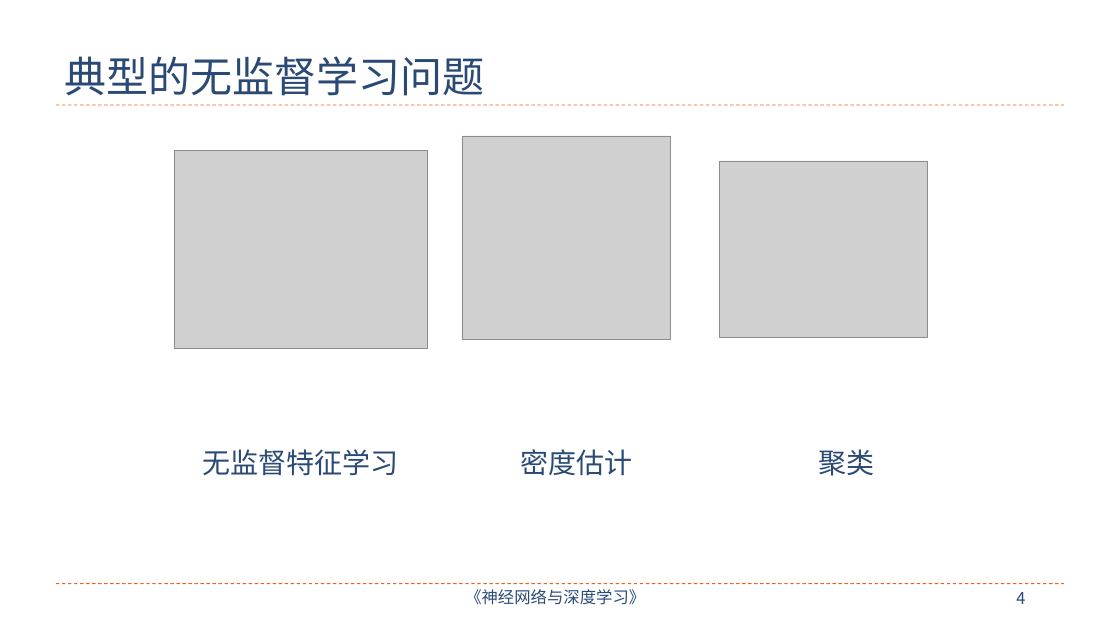
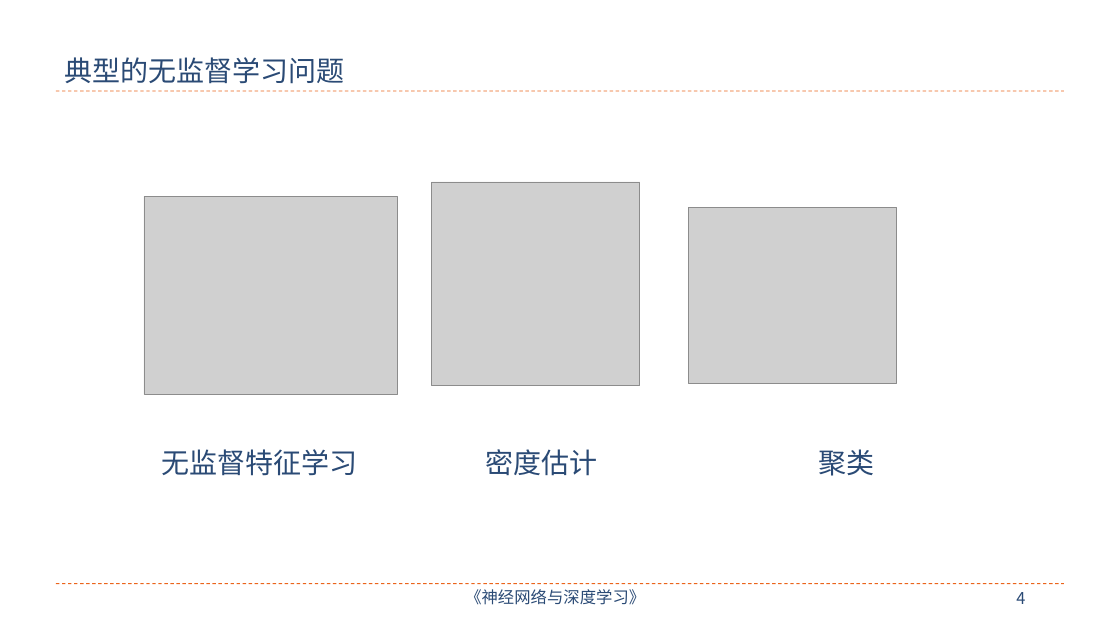
Before and after one commit to nndl/nndl.github.io, a slide deck: slide 4 of ppt/chap-无监督学习.pptx. Drawn at 1120x630 pixels with LibreOffice and Linux fonts; fonts in the diff are those of the drawing; grey boxes stand for pictures. Boxes give left, top, right and bottom in pixels: in the first picture for what was removed or moved away, otherwise in the second. Text is boxed around its words. In the diff, an @@ line names an element or a change of style, - is before the commit and + after.

```diff
--- a/ppt/chap-无监督学习.pptx
+++ b/ppt/chap-无监督学习.pptx
@@ title "典型的无监督学习问题" at box(64, 57, 344, 84): size 36 to 24 pt, font Noto Sans CJK SC to Arial @@
@@ line moved from (56, 105) - (1065, 105) to (56, 91) - (1065, 91) @@
@@ 3 pictures: place and size @@
-3 pictures at box(175, 136, 928, 349)
+3 pictures at box(144, 182, 897, 395)
@@ text "无监督特征学习": place and size @@
-text "无监督特征学习" at box(203, 449, 399, 476)
+text "无监督特征学习" at box(161, 449, 357, 476)
@@ text "密度估计": place and size @@
-text "密度估计" at box(521, 449, 633, 476)
+text "密度估计" at box(486, 449, 598, 476)
```
Also in this commit, not shown: 20 other slides changed, 7 slides added, 6 slides removed, 1 other file.
